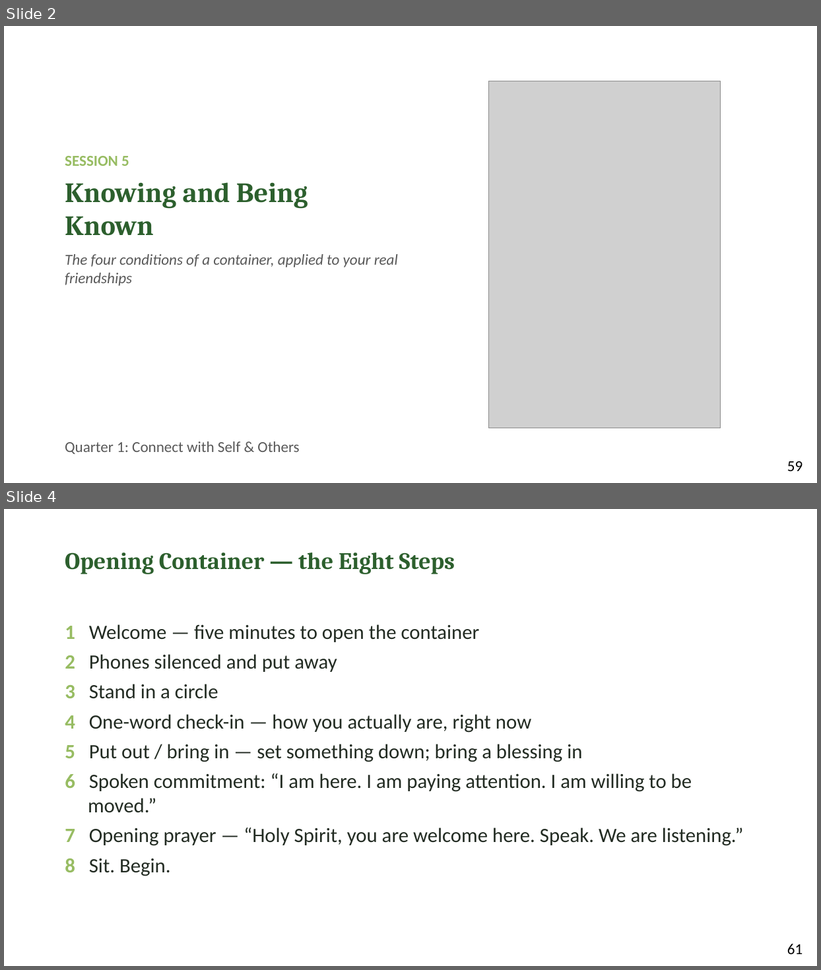
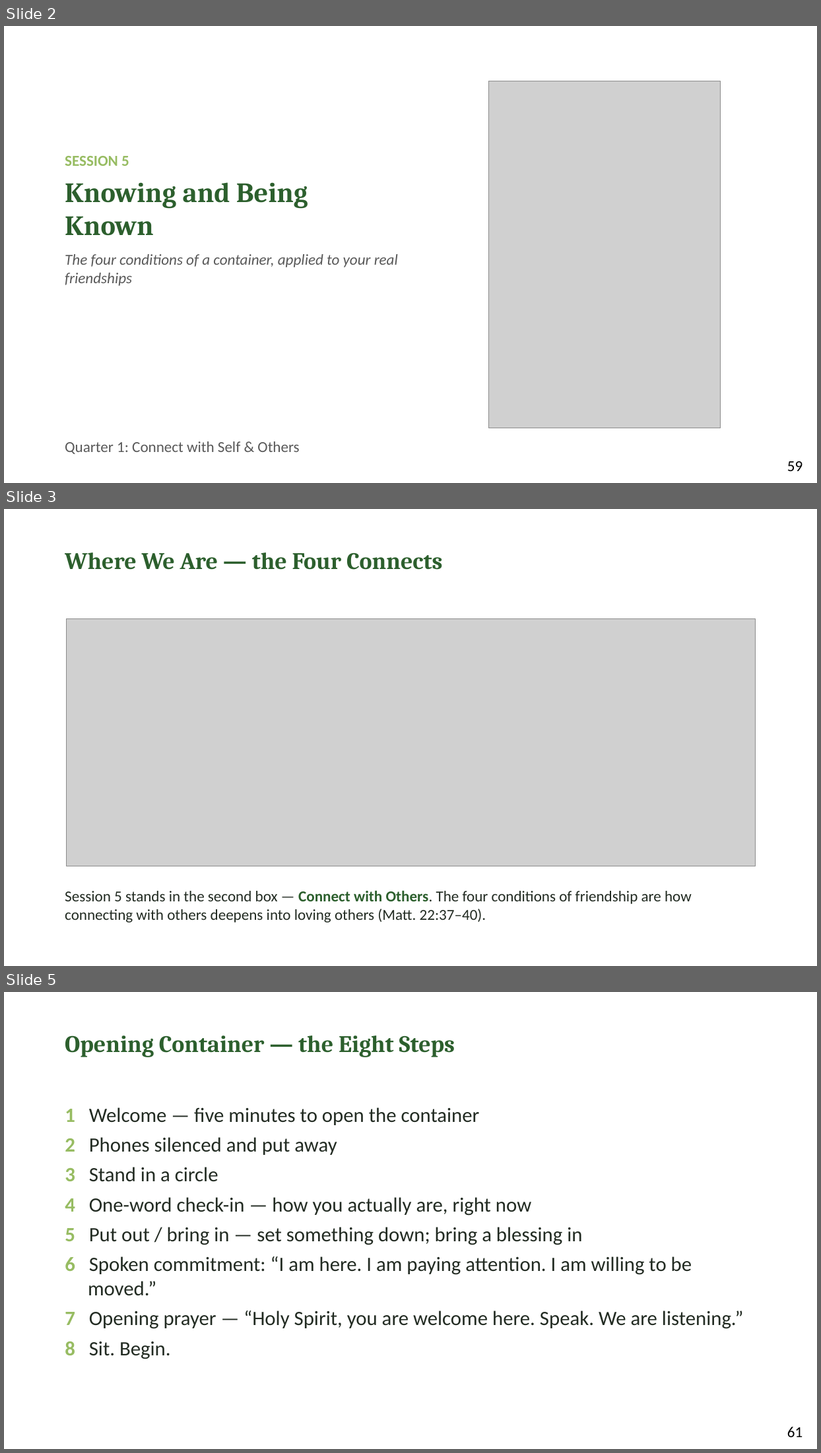
Before and after one commit to jgtittle-ministries/fellowship-of-the-heart-pilot-at-cca-dev, a slide deck: _implementation-notes/evening-series/FotH Evening Session 5 Slides DRAFT v1.pptx. Shown one above the other, each under a label of ours: slides 2 and 4 before the commit, slides 2, 3 and 5 after it; the slides between them are not shown. The pictures are 821x970 and 821x1453 pixels, drawn with LibreOffice and Linux fonts; fonts in the diff are those of the drawing; grey boxes stand for pictures. Boxes give left, top, right and bottom in pixels: in the first picture for what was removed or moved away, otherwise in the second. Text is boxed around its words. In the diff, an @@ line names an element or a change of style, - is before the commit and + after.

```diff
--- a/_implementation-notes/evening-series/FotH Evening Session 5 Slides DRAFT v1.pptx
+++ b/_implementation-notes/evening-series/FotH Evening Session 5 Slides DRAFT v1.pptx
@@ slide 3 added at (4,509,817,966), background #FFFFFF @@
@@ text added at (65,553,442,570), 28 pt, text #2C5F2D, bold @@
+Where We Are — the Four Connects
@@ picture added at (66,619,756,867) @@
@@ text added at (65,890,692,923), 18 pt, text #222B22 @@
+Session 5 stands in the second box — Connect with Others. The four conditions of friendship are how connecting with others deepens into loving others (Matt. 22:37–40).
@@ what was slide 4 is now slide 5 @@
```
Also in this commit, not shown: 4 slides changed, 6 other files.
